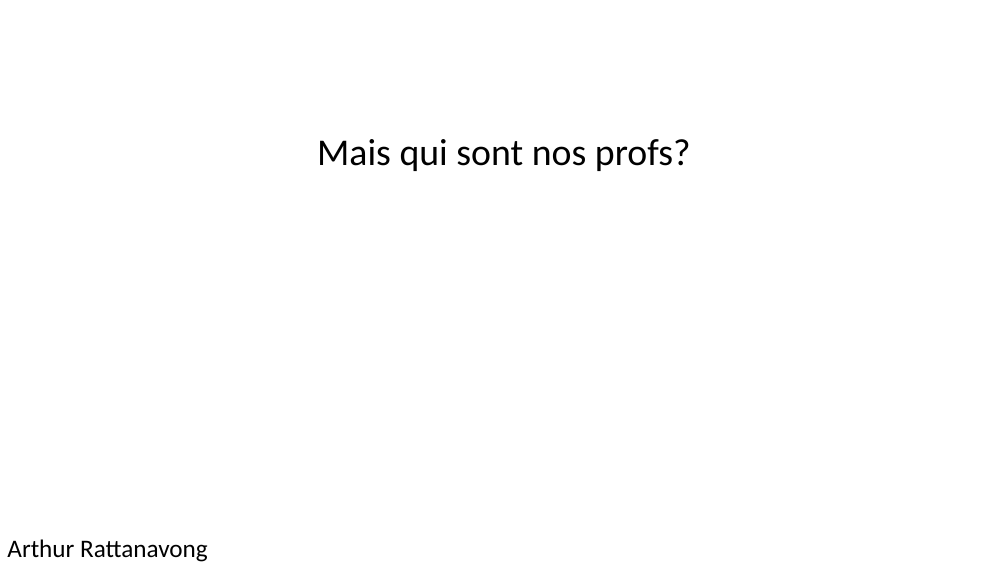
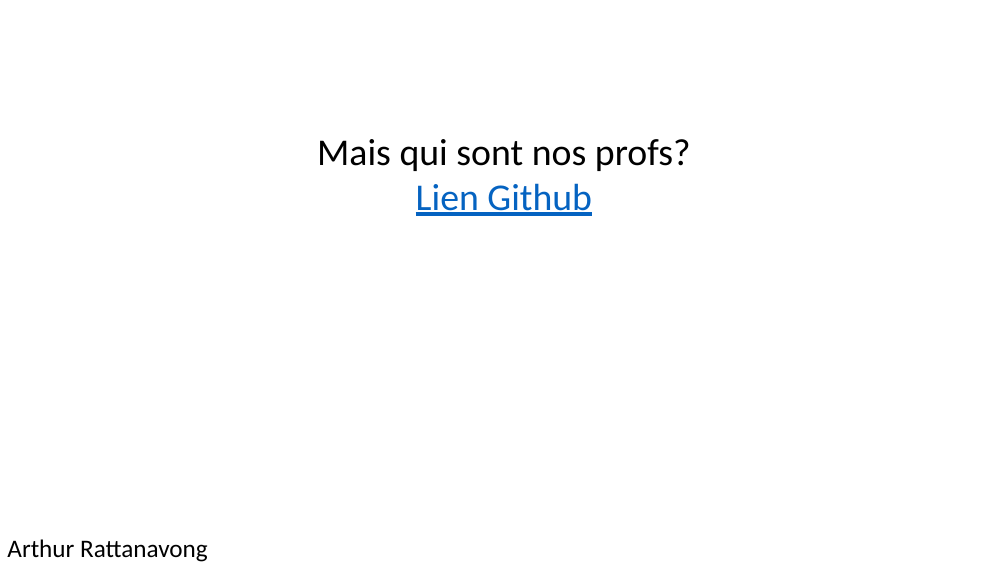
Before and after one commit to ArthurOnWeb/Mais-qui-sont-nos-profs-, a slide deck: slide 1 of Arthur_presentation_profs.pptx. Drawn at 1008x567 pixels with LibreOffice and Linux fonts; fonts in the diff are those of the drawing; background and template pictures are left out. Boxes give left, top, right and bottom in pixels: in the first picture for what was removed or moved away, otherwise in the second. Text is boxed around its words. In the diff, an @@ line names an element or a change of style, - is before the commit and + after.

Commit message:
modification powerpoint

```diff
--- a/Arthur_presentation_profs.pptx
+++ b/Arthur_presentation_profs.pptx
@@ text at bbox=[416, 183, 592, 216]: paragraph added @@
+Lien Github
```
Also in this commit, not shown: 1 other file.
